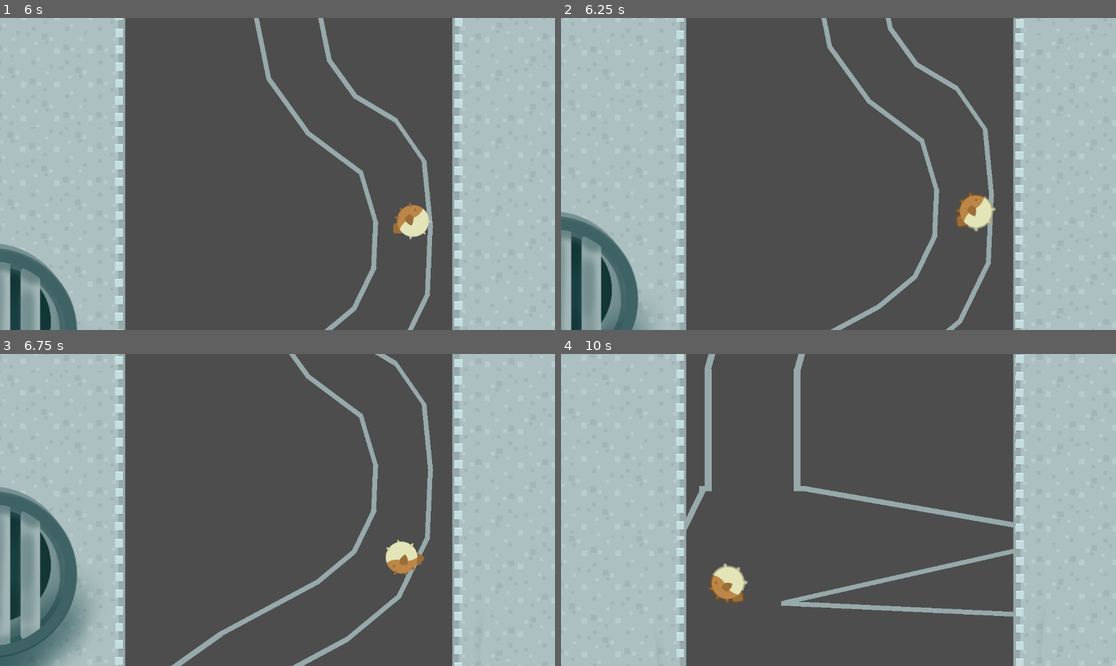
Above: before the commit, frames 1-4 (two rows, left to right).
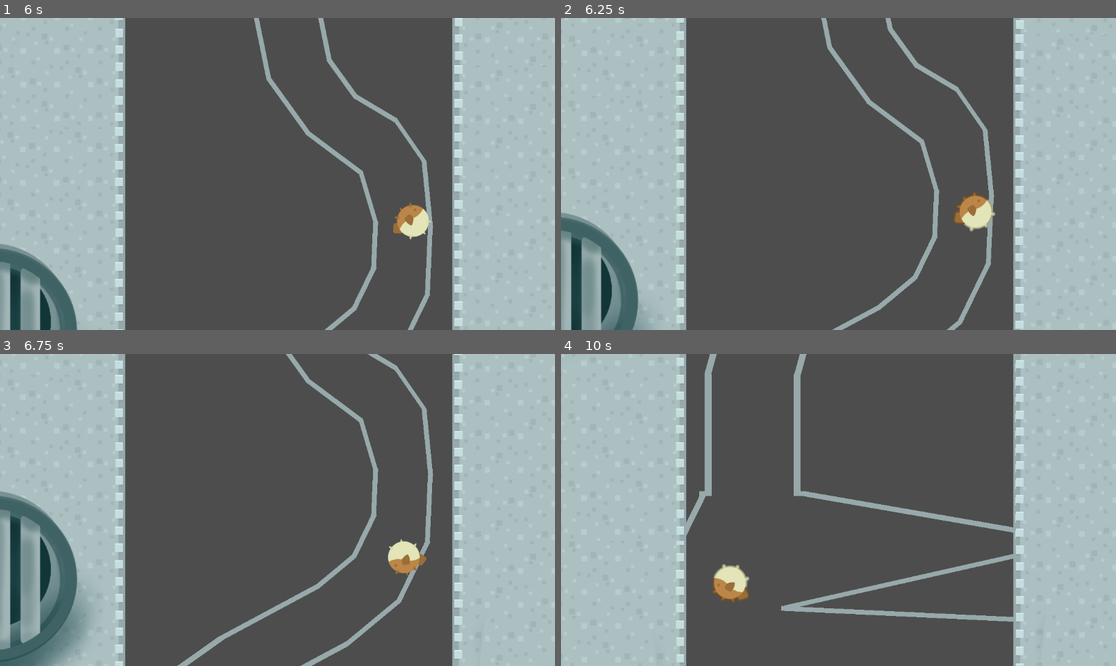
Above: after the commit, the same moments.

Repository: JWizards/GMTK_2024
Game: Godot game, scene res://scenes/game.tscn
Two runs of this game, one before a commit and one after it. Both use one fixed random seed, a clock stepped at 60 frames per second and the inputs below.
Inputs:
- Up to frame 1 (6 s): tap Space (jump) at 0.77, 1.52, 3.02, 3.77, 4.52 s
- Up to frame 2 (6.25 s): tap Space (jump) at 6.02 s
- Up to frame 3 (6.75 s): no input
- Up to frame 4 (10 s): tap Space (jump) at 6.77, 7.52, 9.02, 9.77 s

Frame 1 is identical in both runs. In frame 2, 1.1% of the frame differs, in the area x 0-84%, y 0-100%; in frame 3, 4.9%; in frame 4, 5.9%, in the area x 20-84%, y 0-100%.

Commit message:
Tweaks to spikes, coyote timer and bounciness

Diff:
--- a/scenes/levelManager.tscn
+++ b/scenes/levelManager.tscn
@@ -4,6 +4,3 @@
 
 [node name="LevelManager" type="Node2D"]
 script = ExtResource("1_105e1")
-player_path = null
-level_path_list = null
-level_chance_weight_list = null
--- a/scenes/levels/LEVEL3.tscn
+++ b/scenes/levels/LEVEL3.tscn
@@ -9,7 +9,7 @@
 [sub_resource type="SegmentShape2D" id="SegmentShape2D_jorcv"]
 a = Vector2(-1, 388)
 
-[node name="RootNode" type="Node2D"]
+[node name="RootNode2" type="Node2D"]
 position = Vector2(-13, -56)
 
 [node name="SPIKE1" parent="." instance=ExtResource("2_ja8kd")]
--- a/scenes/levels/LEVEL7.tscn
+++ b/scenes/levels/LEVEL7.tscn
@@ -10,7 +10,7 @@
 a = Vector2(-1, 388)
 b = Vector2(0.564713, 11.4982)
 
-[node name="RootNode" type="Node2D"]
+[node name="RootNode2" type="Node2D"]
 position = Vector2(-13, -56)
 
 [node name="SPIKE1" parent="." instance=ExtResource("1_rm7ur")]
--- a/scenes/player.tscn
+++ b/scenes/player.tscn
@@ -100,5 +100,6 @@
 }
 
 [node name="CoyoteTimer" type="Timer" parent="."]
+wait_time = 0.1
 
 [connection signal="timeout" from="CoyoteTimer" to="." method="_on_coyote_timer_timeout"]
--- a/scenes/spikes.tscn
+++ b/scenes/spikes.tscn
@@ -13,16 +13,16 @@
 region_enabled = true
 region_rect = Rect2(1664, 1218, 128, 62)
 
-[node name="CollisionShape2D" type="CollisionShape2D" parent="."]
-position = Vector2(0, 13)
-scale = Vector2(1.04, 1.2)
-shape = SubResource("RectangleShape2D_sixjr")
-
 [node name="Killzone" parent="." instance=ExtResource("2_donal")]
 position = Vector2(-80, -1)
 
 [node name="CollisionShape2D" type="CollisionShape2D" parent="Killzone"]
+visible = false
 position = Vector2(80, 7)
 rotation = -3.14159
 scale = Vector2(0.923251, -1.67516)
 shape = SubResource("RectangleShape2D_sixjr")
+
+[node name="CollisionPolygon2D" type="CollisionPolygon2D" parent="."]
+position = Vector2(-64, 31)
+polygon = PackedVector2Array(0, 0, 15, -46, 33, -46, 44, -14, 55, -45, 73, -45, 83, -14, 94, -44, 113, -44, 128, 0)
--- a/scripts/player.gd
+++ b/scripts/player.gd
@@ -36,7 +36,7 @@
 	can_sleep = false
 	contact_monitor = true
 	max_contacts_reported = 5
-	inflated_physics.set_bounce(1)
+	inflated_physics.set_bounce(0.8)
 
 func _integrate_forces(state: PhysicsDirectBodyState2D) -> void:
 	if is_dead:
